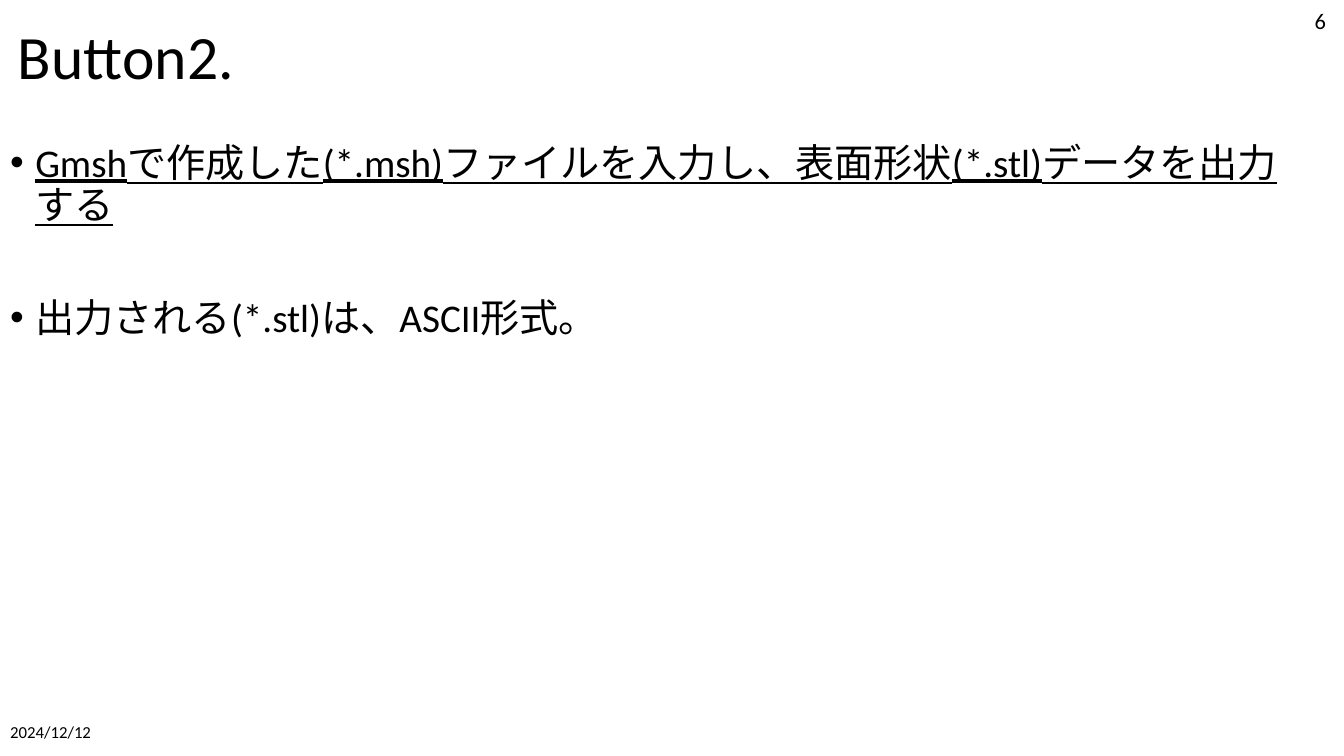
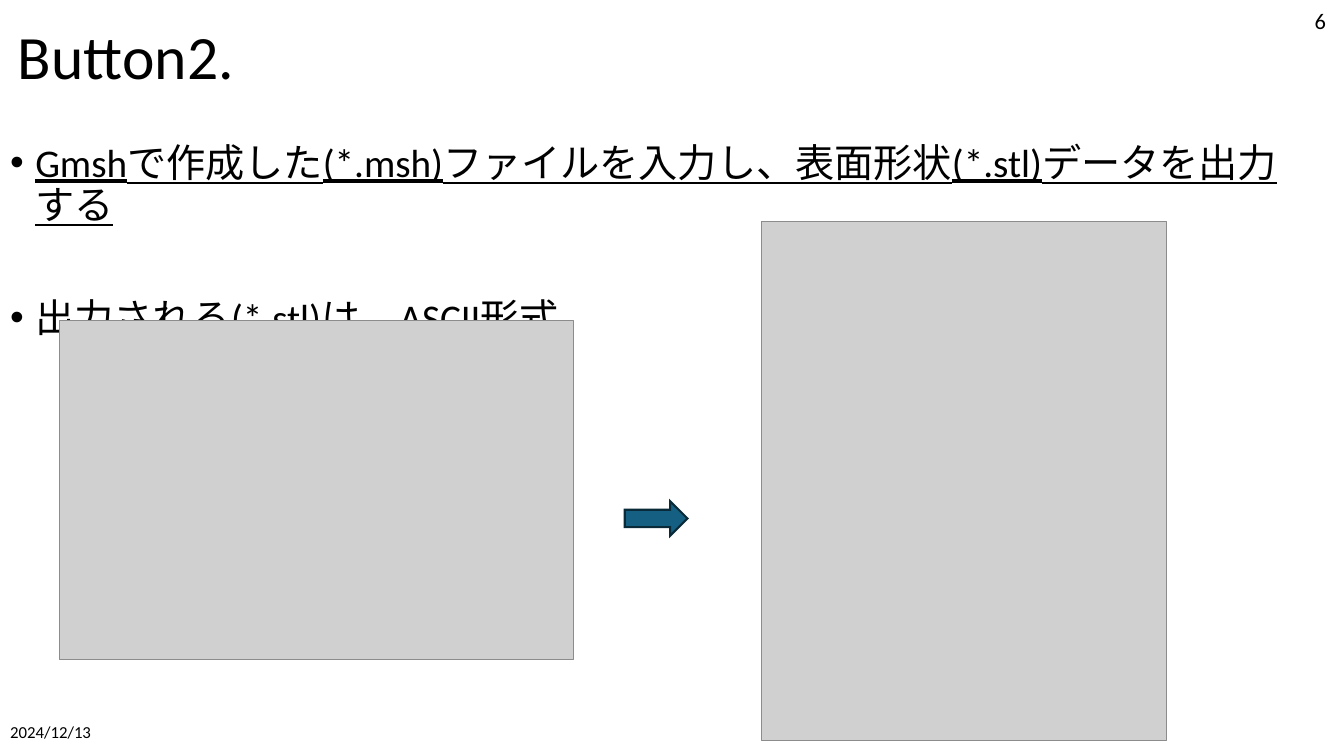
Before and after one commit to tailup7/VMD, a slide deck: slide 6 of SetupAndUsage.pptx. Drawn at 1344x756 pixels with LibreOffice and Linux fonts; fonts in the diff are those of the drawing; grey boxes stand for pictures. Boxes give left, top, right and bottom in pixels: in the first picture for what was removed or moved away, otherwise in the second. Text is boxed around its words. In the diff, an @@ line names an element or a change of style, - is before the commit and + after.

```diff
--- a/SetupAndUsage.pptx
+++ b/SetupAndUsage.pptx
@@ picture added at (761,222,1168,741) @@
@@ picture added at (59,321,574,659) @@
@@ right arrow added at (625,501,688,535), fill #156082, outline #092A39 1.5 pt @@
@@ text at (10,726,91,739): text changed @@
-2024/12/12
+2024/12/13
```
Also in this commit, not shown: 9 other slides changed, 7 other files.
